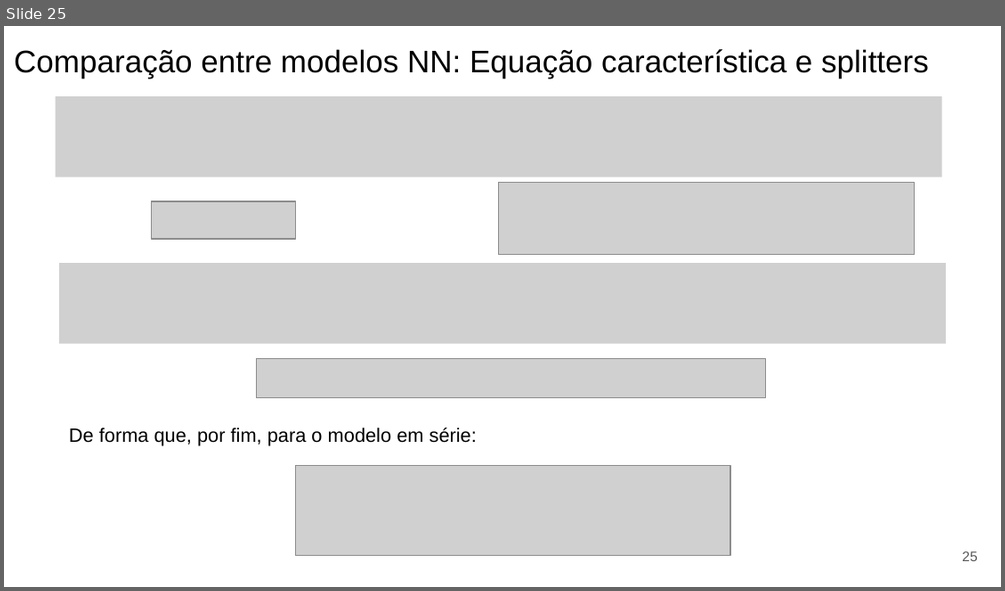
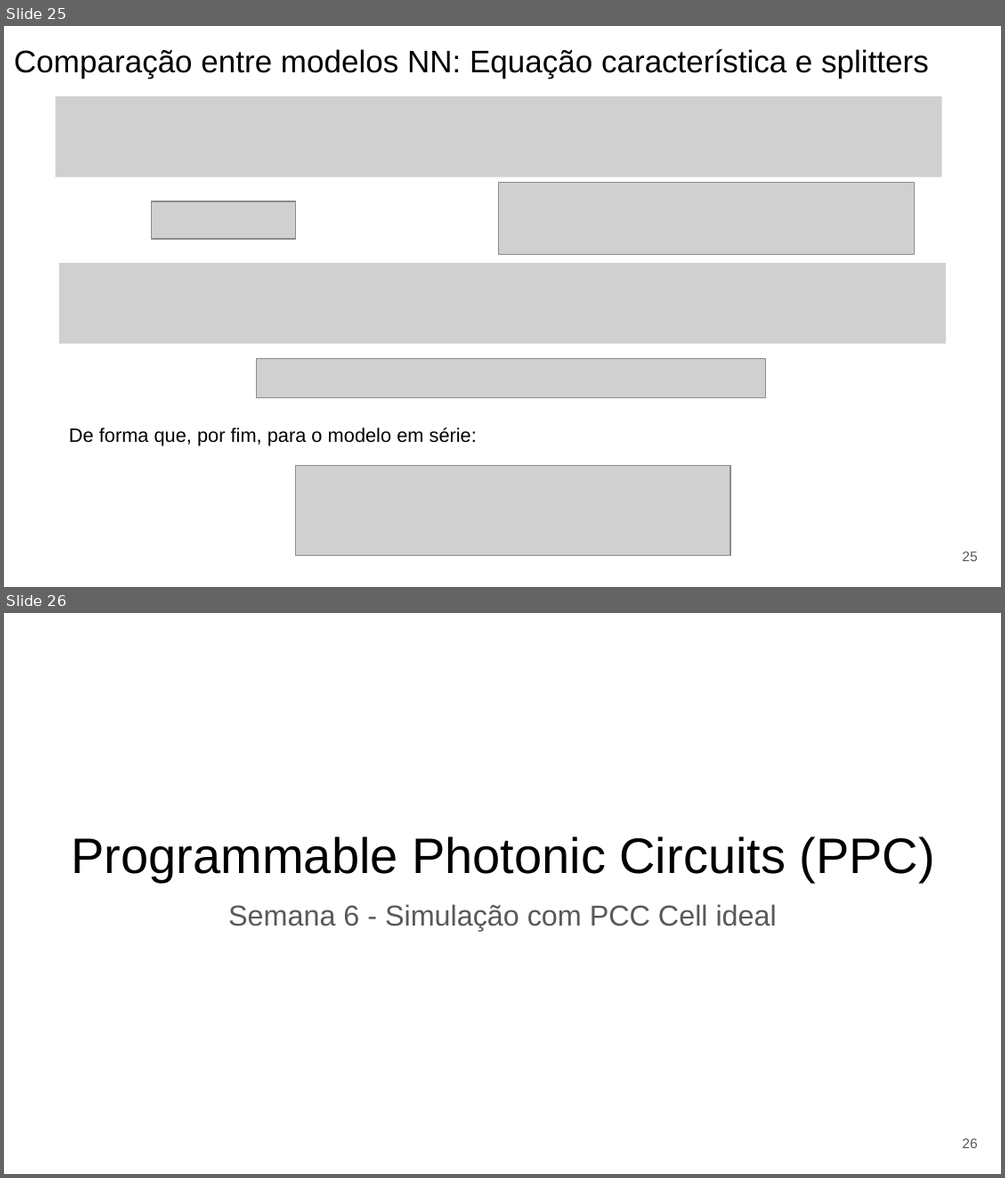
Before and after one commit to CaioRodrigues200/Programmable-Multifunctional-Circuit, a slide deck: Documentation/PPC_Report.pptx. Shown one above the other, each under a label of ours: slide 25 before the commit, slides 25 and 26 after it. The pictures are 1005x591 and 1005x1178 pixels, drawn with LibreOffice and Linux fonts; fonts in the diff are those of the drawing; grey boxes stand for pictures. Boxes give left, top, right and bottom in pixels: in the first picture for what was removed or moved away, otherwise in the second. Text is boxed around its words. In the diff, an @@ line names an element or a change of style, - is before the commit and + after.

Commit message:
Simulation - Cell Modeling and splitter 1x4

```diff
--- a/Documentation/PPC_Report.pptx
+++ b/Documentation/PPC_Report.pptx
@@ slide 26 added at <box>4,613,1001,1174</box>, background #FFFFFF @@
@@ text added at <box>72,836,935,882</box>, 36 pt, text #000000 @@
+Programmable Photonic Circuits (PPC)
@@ text added at <box>228,904,777,931</box>, 20.8 pt, text #595959 @@
+Semana 6 - Simulação com PCC Cell ideal
@@ page number added at <box>962,1138,977,1148</box>, 10 pt, text #595959 @@
+26
```
Also in this commit, not shown: 6 slides changed, 5 other slides added, 11 other files.
